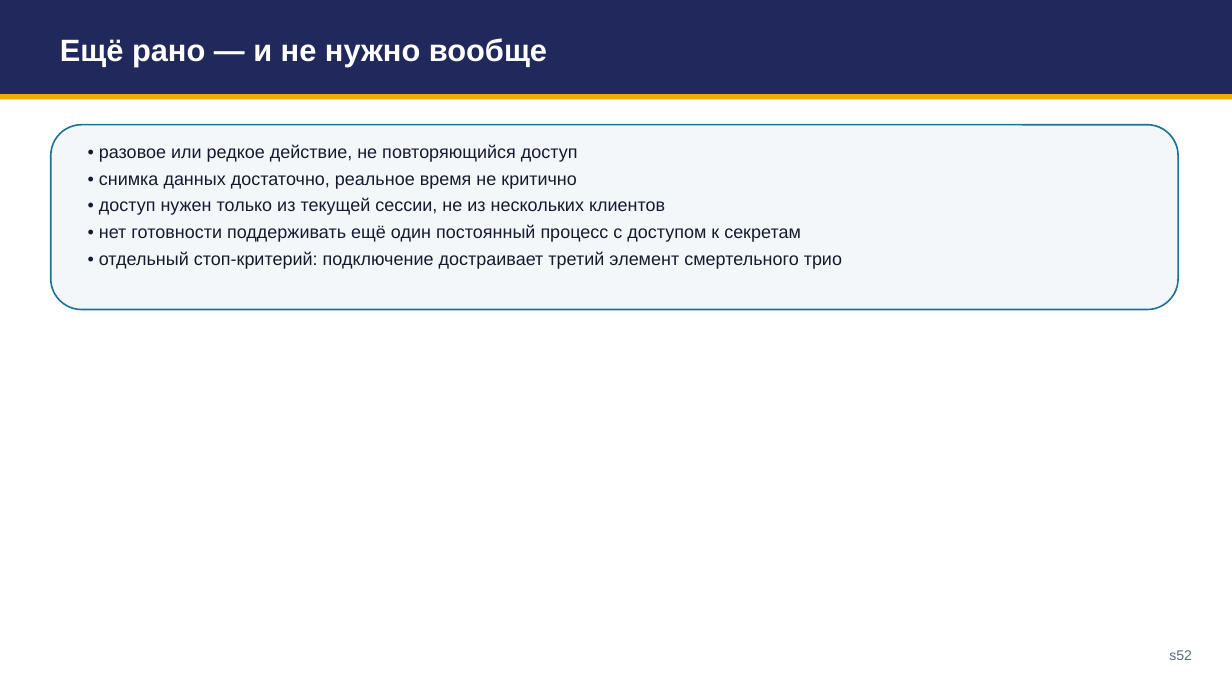
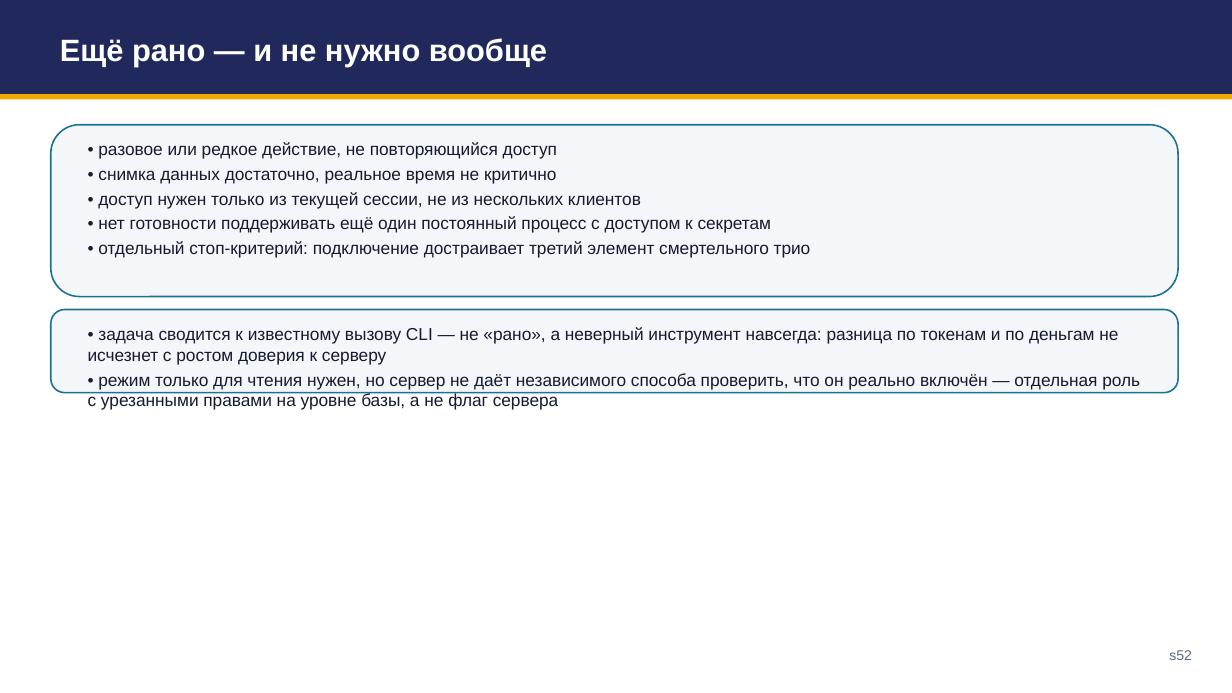
Before and after one commit to tellina-study/AI-usage-lessons, a slide deck: slide 52 of library/seminars/sem-05/rendered/sem-05.pptx. Drawn at 1232x693 pixels with LibreOffice and Linux fonts; fonts in the diff are those of the drawing. Boxes give left, top, right and bottom in pixels: in the first picture for what was removed or moved away, otherwise in the second. Text is boxed around its words. In the diff, an @@ line names an element or a change of style, - is before the commit and + after.

```diff
--- a/library/seminars/sem-05/rendered/sem-05.pptx
+++ b/library/seminars/sem-05/rendered/sem-05.pptx
@@ rounded rectangle: place and size @@
-rounded rectangle at box(51, 125, 1178, 310)
+rounded rectangle at box(51, 125, 1178, 297)
@@ text "• разовое или редкое действие, ..." at box(98, 142, 811, 258): size 14 to 13.5 pt; less space between paragraphs @@
@@ rounded rectangle added at box(51, 310, 1178, 393), fill #F4F7FA, outline #1C7293 1.25 pt @@
@@ text added at box(88, 327, 1140, 410), 13.5 pt, text #141B2E @@
+• задача сводится к известному вызову CLI — не «рано», а неверный инструмент навсегда: разница по токенам и по деньгам не исчезнет с ростом доверия к серверу
+• режим только для чтения нужен, но сервер не даёт независимого способа проверить, что он реально включён — отдельная роль с урезанными правами на уровне базы, а не флаг сервера
```
Also in this commit, not shown: 47 other slides changed, 1 slide added, 1 slide removed, 1 other file.
